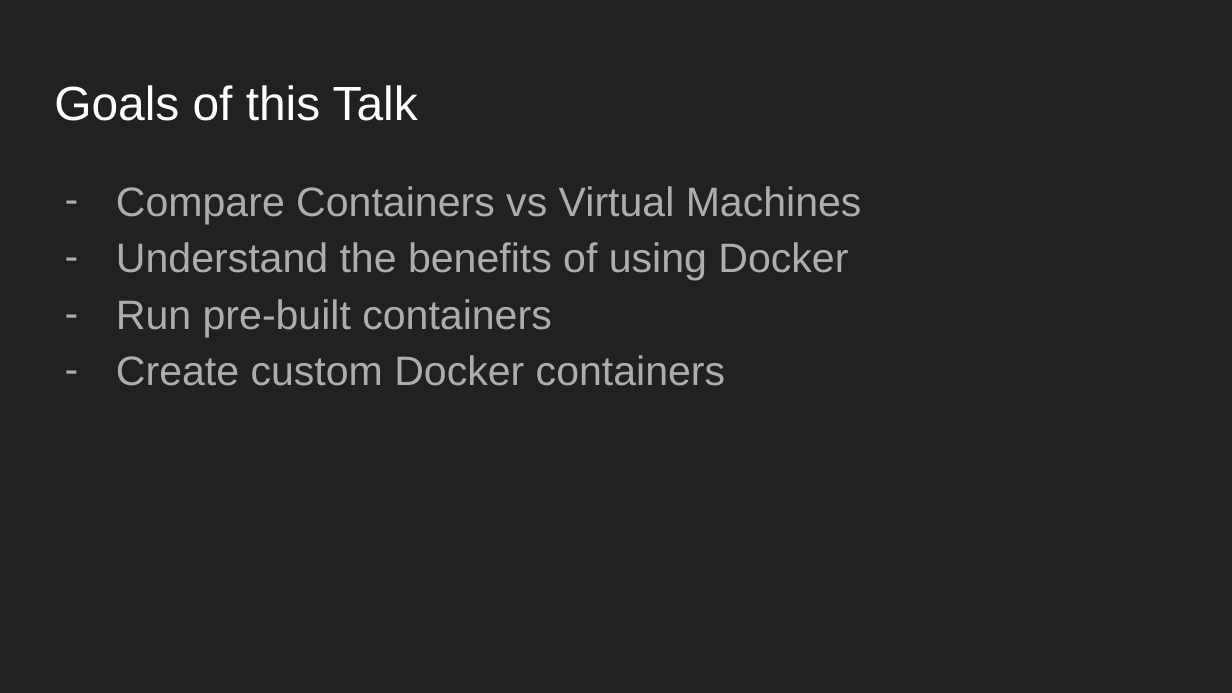
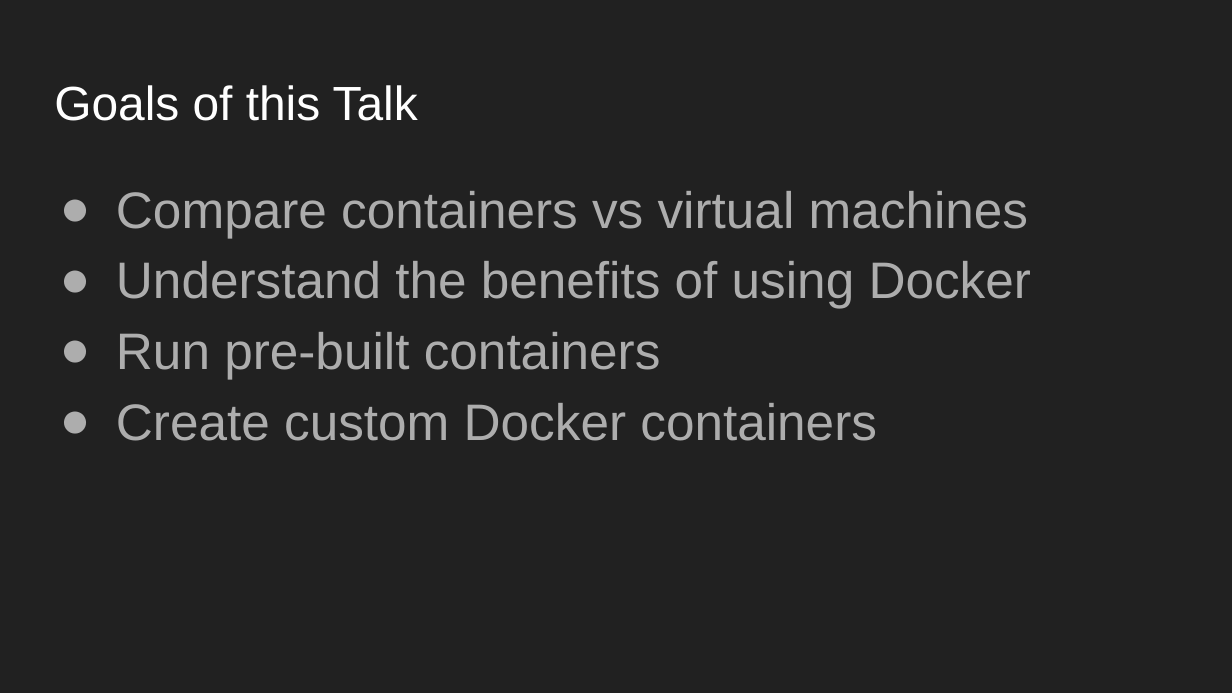
Before and after one commit to tlewis11/Docker-Presentation-SMLUG, a slide deck: slide 3 of Introduction_To_Docker_Containers_SMLUG_10-20-2018.odp. Drawn at 1232x693 pixels with LibreOffice and Linux fonts; fonts in the diff are those of the drawing. Boxes give left, top, right and bottom in pixels: in the first picture for what was removed or moved away, otherwise in the second. Text is boxed around its words. In the diff, an @@ line names an element or a change of style, - is before the commit and + after.

```diff
--- a/Introduction_To_Docker_Containers_SMLUG_10-20-2018.odp
+++ b/Introduction_To_Docker_Containers_SMLUG_10-20-2018.odp
@@ text at (x1=116, y1=191, x2=1029, y2=238): text changed; size 24 to 30 pt @@
-– Compare Containers vs Virtual Machines
+● Compare containers vs virtual machines
@@ text at (x1=116, y1=261, x2=1032, y2=441): size 24 to 30 pt in "Understand the benefits of using Docker", "Run pre-built containers", "Create custom Docker containers"; bullet - to ● @@
```
Also in this commit, not shown: 9 other slides changed.
